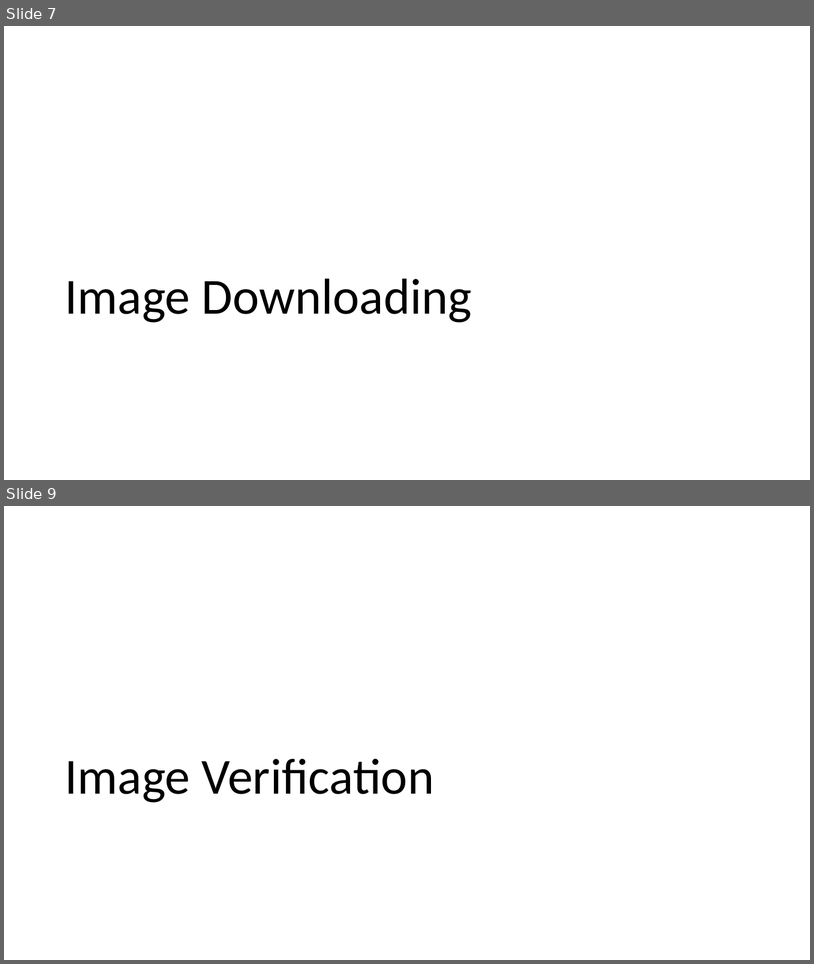
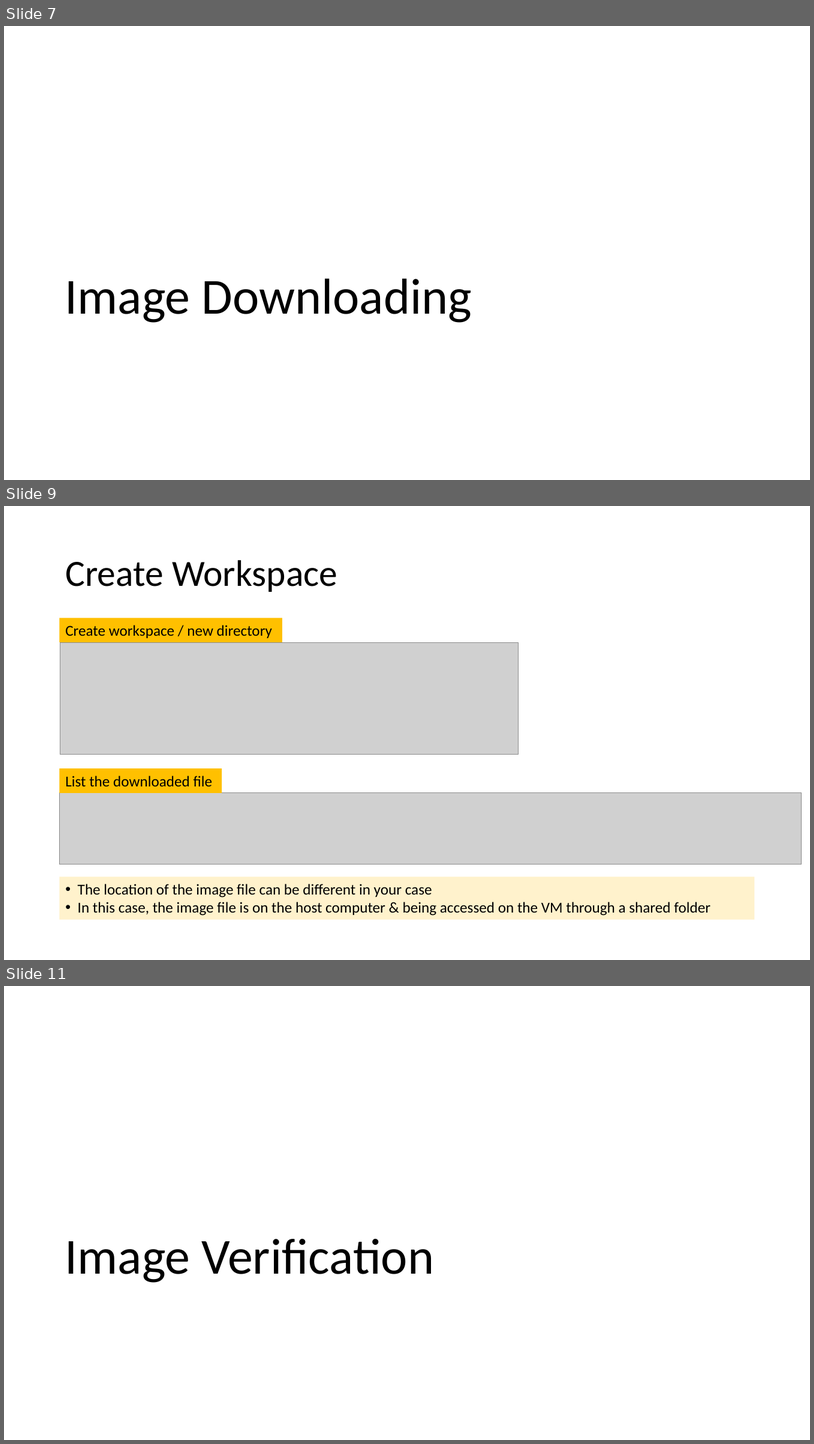
Before and after one commit to frankwxu/digital-forensics-lab, a slide deck: Echo_Device/ppts/3_Image_Acquisition_and_Mounting.pptx. Shown one above the other, each under a label of ours: slides 7 and 9 before the commit, slides 7, 9 and 11 after it; the slides between them are not shown. The pictures are 814x964 and 814x1444 pixels, drawn with LibreOffice and Linux fonts; fonts in the diff are those of the drawing; grey boxes stand for pictures; background and template pictures are left out. Boxes give left, top, right and bottom in pixels: in the first picture for what was removed or moved away, otherwise in the second. Text is boxed around its words. In the diff, an @@ line names an element or a change of style, - is before the commit and + after.

```diff
--- a/Echo_Device/ppts/3_Image_Acquisition_and_Mounting.pptx
+++ b/Echo_Device/ppts/3_Image_Acquisition_and_Mounting.pptx
@@ slide 9 added at <box>4,506,810,960</box>, background #FFFFFF @@
@@ title added at <box>65,560,338,592</box>, 44 pt, text #000000 @@
+Create Workspace
@@ rectangle added at <box>60,618,283,642</box>, fill #FFC000, 18 pt, text #000000 @@
+Create workspace / new directory
@@ picture added at <box>60,642,519,754</box> @@
@@ rectangle added at <box>60,769,222,793</box>, fill #FFC000, 18 pt, text #000000 @@
+List the downloaded file
@@ picture added at <box>60,793,803,864</box> @@
@@ rectangle added at <box>60,877,755,920</box>, fill #FFF2CC, 18 pt, text #000000 @@
+• The location of the image file can be different in your case
+• In this case, the image file is on the host computer & being accessed on the VM through a shared folder
@@ what was slide 9 is now slide 11 @@
```
Also in this commit, not shown: 10 slides changed, 4 other slides added, 1 slide removed, 3 other files.
